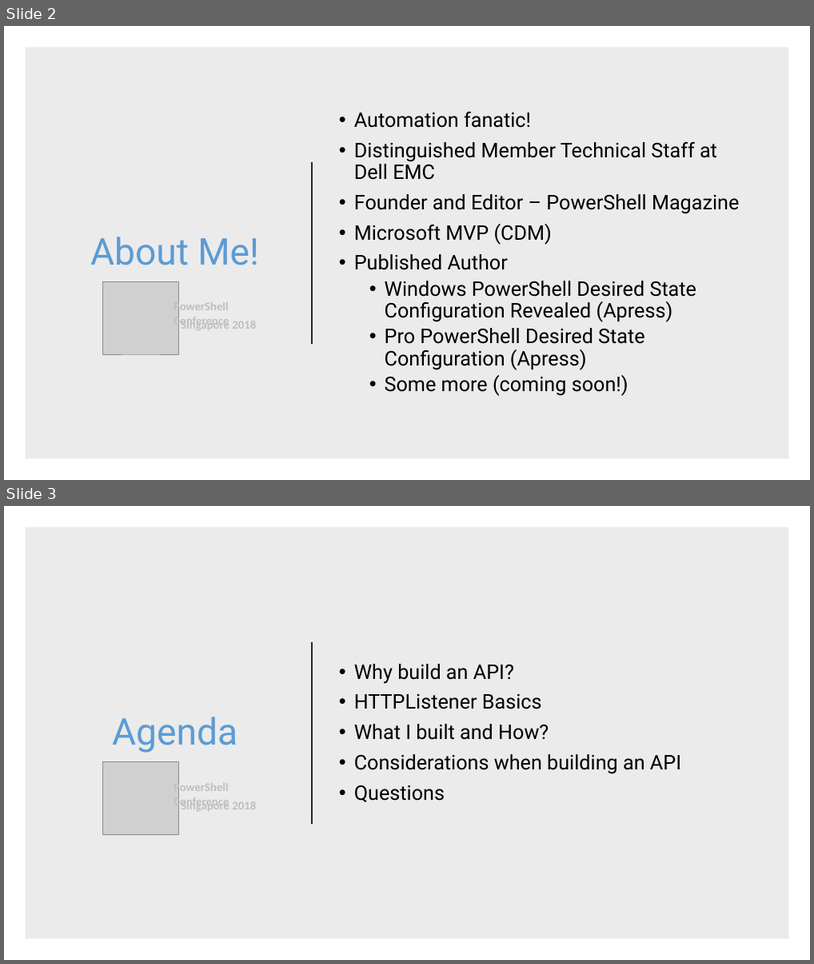
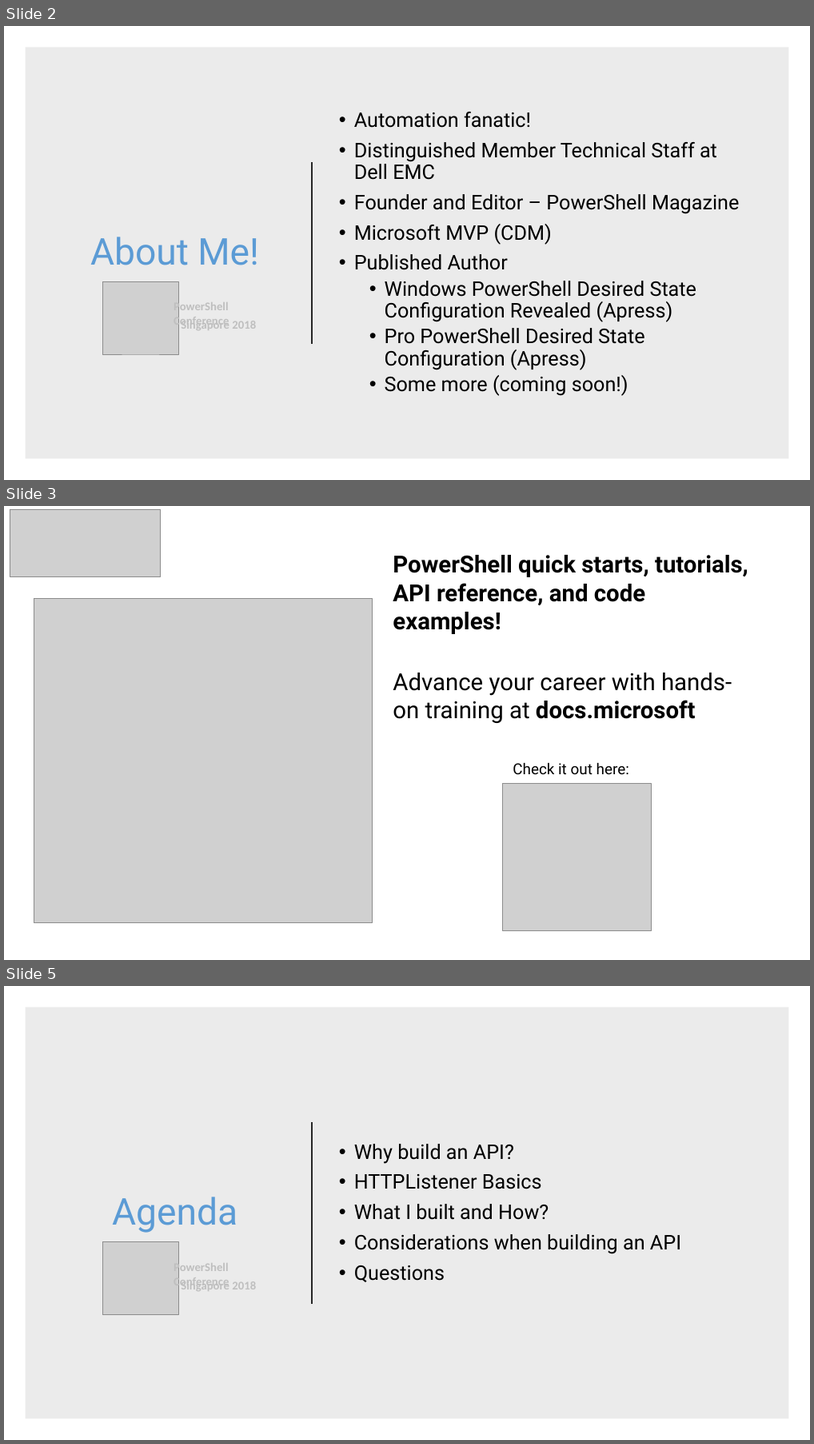
Before and after one commit to rchaganti/Presentations, a slide deck: psconfAsia2018/BYOA/PSConf_Asia-BYOA.pptx. Shown one above the other, each under a label of ours: slides 2 and 3 before the commit, slides 2, 3 and 5 after it; the slides between them are not shown. The pictures are 814x964 and 814x1444 pixels, drawn with LibreOffice and Linux fonts; fonts in the diff are those of the drawing; grey boxes stand for pictures. Boxes give left, top, right and bottom in pixels: in the first picture for what was removed or moved away, otherwise in the second. Text is boxed around its words. In the diff, an @@ line names an element or a change of style, - is before the commit and + after.

```diff
--- a/psconfAsia2018/BYOA/PSConf_Asia-BYOA.pptx
+++ b/psconfAsia2018/BYOA/PSConf_Asia-BYOA.pptx
@@ slide 3 added at (4, 506, 810, 960), background #FFFFFF @@
@@ picture added at (10, 509, 160, 576) @@
@@ text added at (393, 555, 749, 775), 28 pt, text #000000, bold @@
+PowerShell quick starts, tutorials, API reference, and code examples!
+Advance your career with hands-on training at docs.microsoft
+Check it out here:
@@ picture added at (34, 599, 373, 923) @@
@@ picture added at (503, 783, 652, 931) @@
@@ what was slide 3 is now slide 5 @@
```
Also in this commit, not shown: 2 slides changed, 4 other slides added, 1 slide removed, 22 other files.
